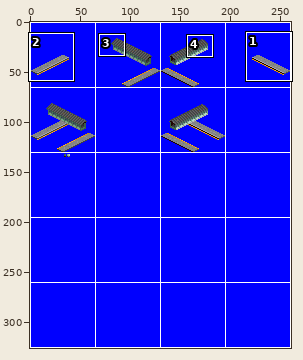
A pixel-art file gets an edit: src/stops/overpass/overpass.aseprite. The picture above shows the old version from afar; the outline marks the close-up.
Close-up. Earlier state:
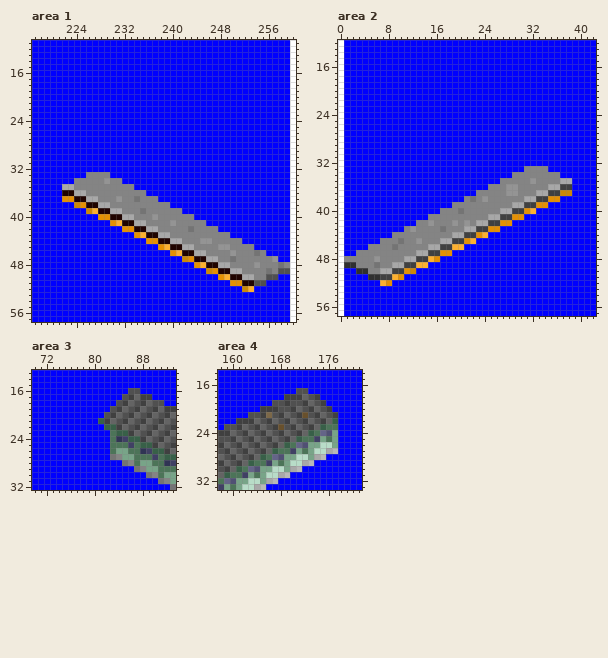
261x326 pixels, 1 frame. Shown: area 1: x 217..260, y 11..57; area 2: x 0..42, y 12..57; area 3: x 70..93, y 13..32; area 4: x 158..181, y 14..33. The commit also changed other parts of the picture, which this record leaves out.
After:
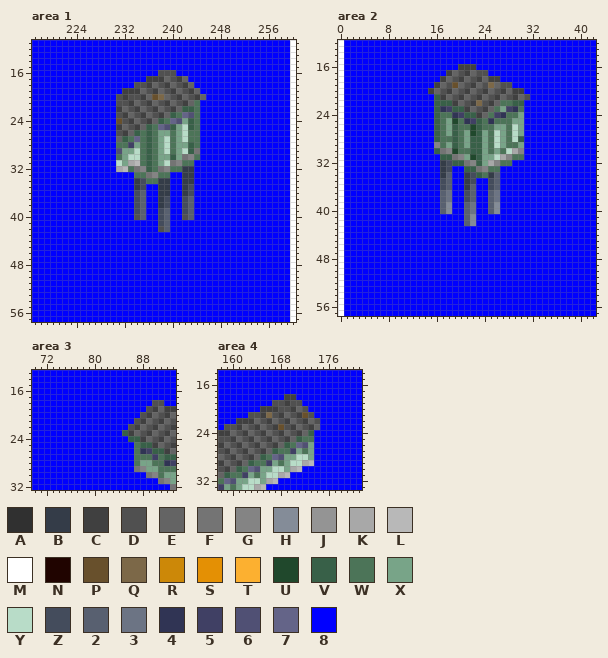
Palette (. is transparent): A #303030  B #343c48  C #404040  D #505050  E #646464  F #747474  G #848484  H #848c98  J #949494  K #a8a8a8  L #b8b8b8  M #ffffff  N #200400  P #68502c  Q #7c6848  R #cc8808  S #e49004  T #fcb030  U #20482c  V #386048  W #4c7458  X #78a488  Y #b8dcc8  Z #444c5c  2 #586070  3 #6c7484  4 #303454  5 #404064  6 #505074  7 #646488  8 #0000ff
Change:
layer "JP Base" now hidden
layer "Yellow Stripe" now hidden
layer "B Stairs S" added
layer "F Overlap extension" now hidden
Changed rows in their new state; - is an unchanged pixel.
Area 1:
first column x 222:
16 ----------------DDD-------------------
17 --------------CCCEDCE-----------------
18 ------------DDCEDCEDCE----------------
19 ----------CCCEDCEDCEDCE---------------
20 ---------DCDDCEPQEDCEDCE--------------
21 ---------DDCEDCEDCEDCEW---------------
22 ---------CEDCEDCEDCEVVW---------------
23 ---------DCEDCEDCEVW76W---------------
24 ---------PDCEDCEVW76XVW---------------
25 ---------CEDCEVW76VXYVW---------------
26 ---------DCEVWVWXXWXYWW---------------
27 ---------EVW7WVWXYWXYWW---------------
28 ---------WW5XWVWXYWXXVW---------------
29 ---------6XXYWVWXYWXYVF---------------
30 ---------WXYYWVWXXVXFGW---------------
31 ---------YXKLWVWXYFGWW----------------
32 ---------KLWFGVWFGWWBB----------------
33 ----8888----WWFGWW--BB----------------
34 --88888888--BZWWBB--BB----------------
35 888888888888BZ--BB--BZ----------------
36 888888888888Z2--BB--BZ----------------
37 888888888888Z288BZ--Z2----------------
38 --8888888888Z288BZ--Z2----------------
39 ----88888888Z288Z288Z2----------------
40 ------888888D288Z288D2----------------
41 --------88888888Z2888888--------------
42 ----------888888D288888888------------
43 ------------8888888888888888----------
44 --------------8888888888888888--------
45 ----------------8888888888888888------
46 ------------------8888888888888888----
47 --------------------8888888888888888--
48 ----------------------8888888888888888
49 ------------------------88888888888888
50 --------------------------8888888888--
51 ----------------------------888888----
52 ------------------------------88------
Area 2:
first column x 1:
16 -------------------CCC----------------
17 -----------------CEDCEDD--------------
18 ----------------CEDCEDCECC------------
19 ---------------CEDPEDCEDQEDD----------
20 --------------CEDCEDCEDCEDCECC--------
21 ---------------VCEDCEDCEDCEDCED-------
22 ---------------VVVCEDCQDCEWWVV--------
23 ---------------V45VVCEDCEWX54W--------
24 ---------------VWW45VVCEW54WWX--------
25 ---------------VWXUW45VW4WWWXX--------
26 ---------------VWXVWWUVWWXXWYX--------
27 ---------------VWXVWXUVXWYXWYX--------
28 ---------------VWWVWXVVXWYXWYV--------
29 ---------------GWXVWXVVXWYXWWX--------
30 ---------------VFGUWWVVXWXWYKG--------
31 ----------------VVFGXUVXXYKGWW--------
32 ----------------BZVVFGVXKGWW----------
33 ----------------BZ--VVFGWW----8888----
34 ----------------B2--BZVWB2--88888888--
35 ----------------Z2--BZ--Z2888888888888
36 ----------------Z2--B2--Z2888888888888
37 ----------------23--Z28823888888888888
38 ----------------23--Z288238888888888--
39 ----------------2H8823882H88888888----
40 ----------------2H8823882H888888------
41 --------------8888882H88888888--------
42 ------------888888882H888888----------
43 ----------8888888888888888------------
44 --------8888888888888888--------------
45 ------8888888888888888----------------
46 ----8888888888888888------------------
47 --8888888888888888--------------------
48 8888888888888888----------------------
49 88888888888888------------------------
50 --8888888888--------------------------
51 ----888888----------------------------
52 ------88------------------------------
Area 3:
first column x 81:
16 -----88--
17 ----88888
18 ---888888
19 --888888-
20 -888888--
21 888888---
22 -8888----
23 --88-----
24 --888----
25 --8888---
26 --8888---
27 --8888---
28 ----88---
Area 4:
first column x 171:
17 88-----
18 8888---
19 -8888--
20 --8888-
21 ---8888
22 ----888
23 ----888
24 ---8888
25 ---8888
26 ---8888
27 ---8888
28 ---88--
Where, in picture pixels (left, top, right, bottom), the same in both close-ups:
changed: (62, 70, 290, 292)
changed: (344, 64, 572, 286)
changed: (98, 388, 152, 466)
changed: (296, 388, 338, 460)
